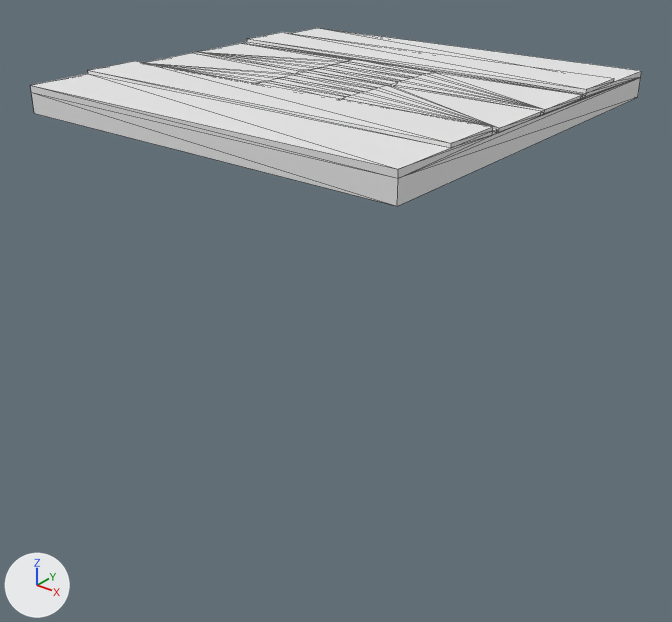
The OBJ model Assets/Models/Ground/Road crosswalk.obj as it was, and as the next commit left it.
Rendered twice from a 50 mm lens placed at (23.12, -15.19, 8.5), pointed at (6.54, 5.53, -4.35). Lighting does not change. The marker at lower left points along +X, +Y and +Z. Mesh edges are drawn as thin lines. Where no turn or scale is listed for an object, it has been applied to the vertices. Vertices at the same position are counted once.

In view in the first picture: 'Untitled'.
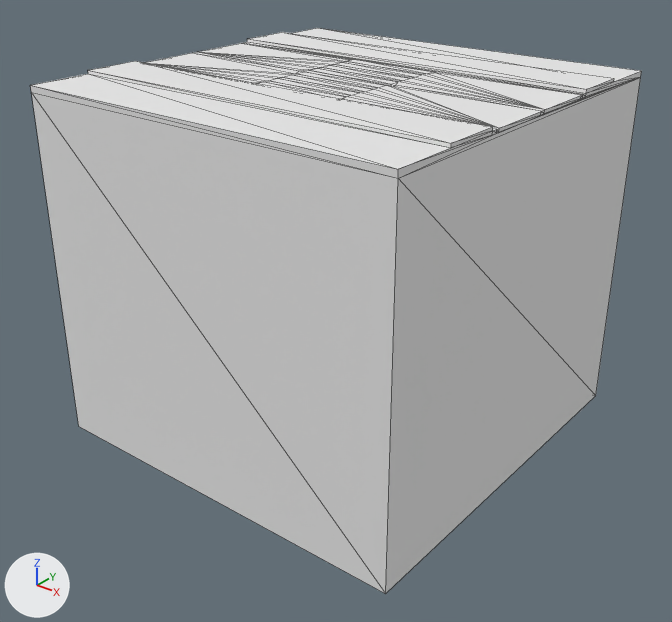
The newer file is also turned or shifted as a whole; pictures and numbers use the older file's frame.

What differs and where, as boxes [x1, y1, x2, y2] in the pictures (672 x 622 px; the box of a moved part takes in the faces that stretch with it):
'Untitled', reshaped (217% taller): before [30, 28, 642, 206]; after [30, 28, 642, 594]
part 1 of me_untitled, moved or reshaped: before [31, 92, 638, 206]; after [31, 92, 638, 594]

The change, as a list of edits to the scene's bpy script:
```text
Change me_untitled:
    where me_untitled.from_pydata(...)  # 100 vertices, 196 faces; spans x 0.0..12.6, y 0.0..12.6, z 2.0..2.9
    used by ob_untitled; location = (0.0, 0.0, 0.0)
    before: 0 (0.0, 0.0, 2.0) at pixel (34, 113), 1 (0.0, 12.6, 2.0), 28 (12.6, 0.0, 2.0) at pixel (397, 206), 29 (12.6, 12.6, 2.0) at pixel (637, 97)
    me_untitled part 1
    add for i in [0, 1, 28, 29]: me_untitled.vertices[i].co += Vector((0.0, 0.0, -10.5))
```
